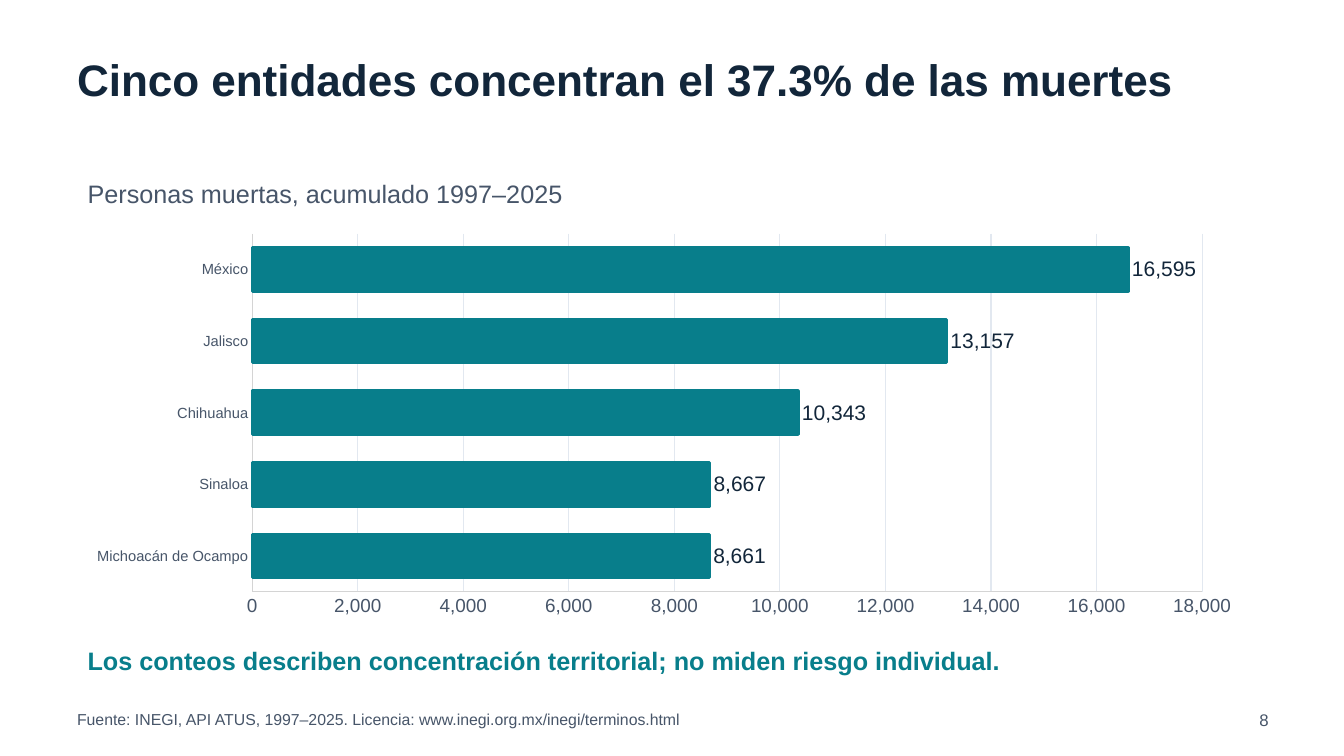
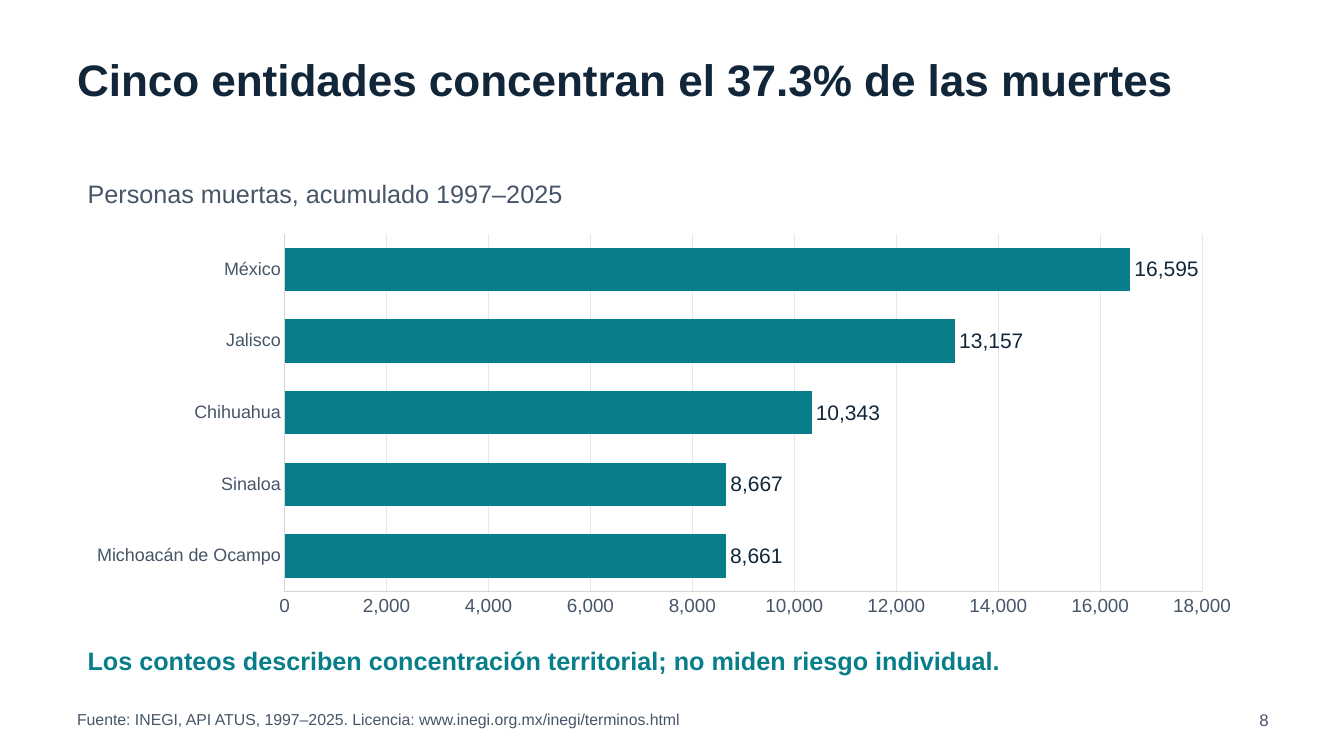
Before and after one commit to Gerar93Dot/Computo-cientifico-ok, a slide deck: slide 8 of docs/presentacion_ATUS_API.pptx. Drawn at 1344x756 pixels with LibreOffice and Linux fonts; fonts in the diff are those of the drawing. Boxes give left, top, right and bottom in pixels: in the first picture for what was removed or moved away, otherwise in the second. Text is boxed around its words. In the diff, an @@ line names an element or a change of style, - is before the commit and + after.

```diff
--- a/docs/presentacion_ATUS_API.pptx
+++ b/docs/presentacion_ATUS_API.pptx
@@ bar chart at (74, 226, 1255, 625) @@
@@ category axis changed @@
```
Also in this commit, not shown: 4 other slides changed, 10 other files.
